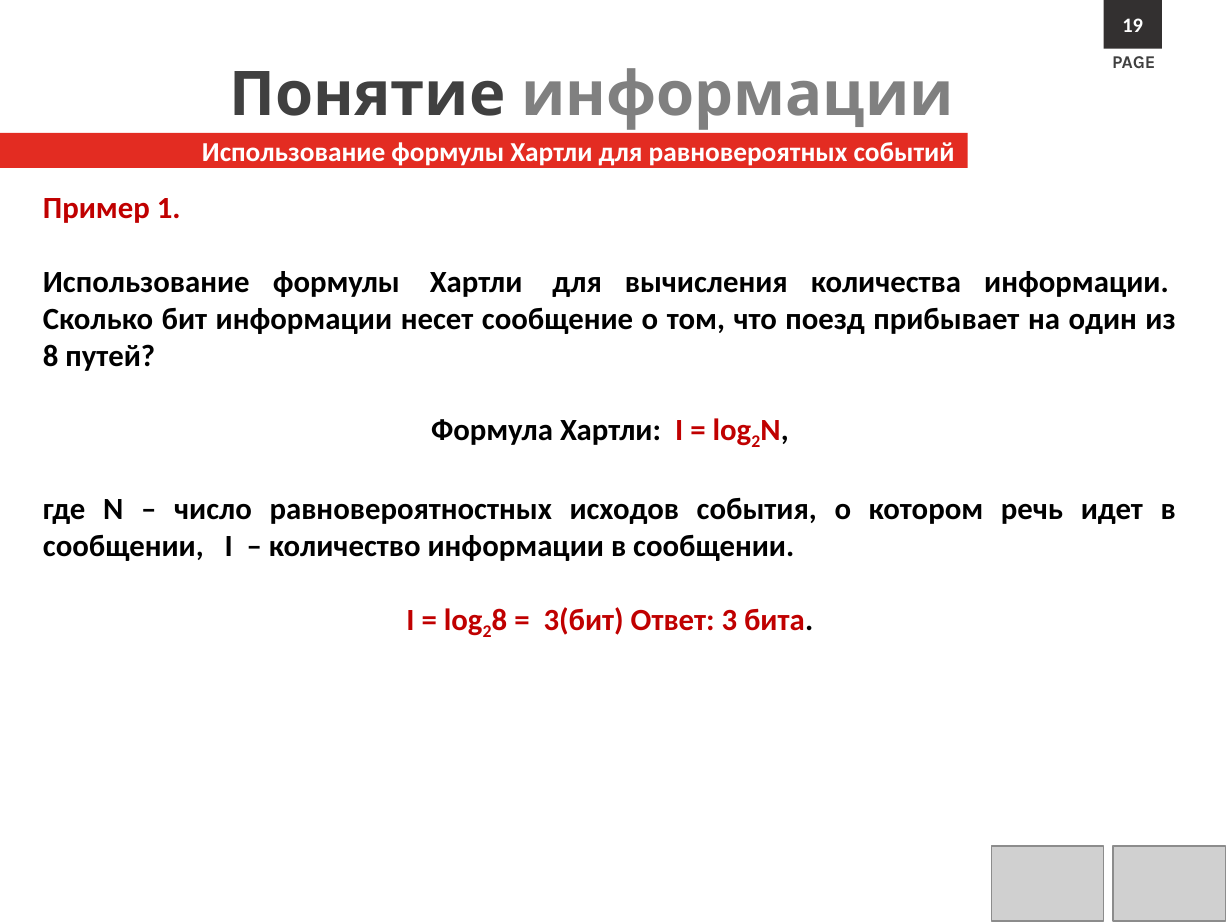
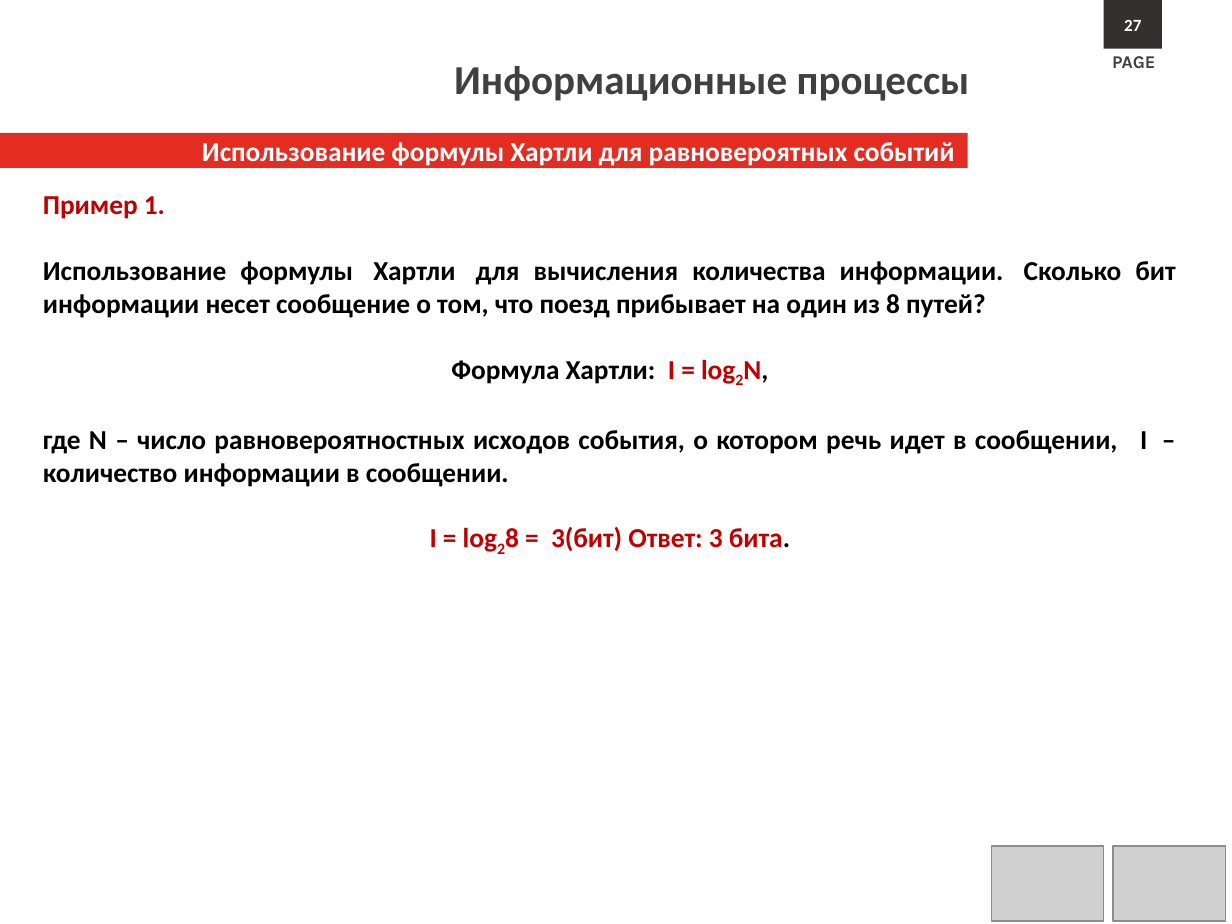
Before and after one commit to s1211001142/computer_science_course, a slide deck: slide 27 of Lectures/Л1.Информационные процессы.pptx (slide 20 before the commit). Drawn at 1232x924 pixels with LibreOffice and Linux fonts; fonts in the diff are those of the drawing; grey boxes stand for pictures; background and template pictures are left out. Boxes give left, top, right and bottom in pixels: in the first picture for what was removed or moved away, otherwise in the second. Text is boxed around its words. In the diff, an @@ line names an element or a change of style, - is before the commit and + after.

```diff
--- a/Lectures/Л1.Информационные процессы.pptx
+++ b/Lectures/Л1.Информационные процессы.pptx
@@ text in rectangle at (1124,20,1141,31): text changed; size 12 to 10 pt @@
-19
+27
@@ text at (454,66,970,101): text changed; size 36 to 24 pt; font Karla to Calibri; text colour #808080 to #404040 @@
-Понятие информации
+Информационные процессы
@@ text "Пример 1." at (43,196,1175,551): size 18 to 16 pt @@
```
Also in this commit, not shown: 47 other slides changed, 7 slides added, 13 slides removed, 10 other files.
